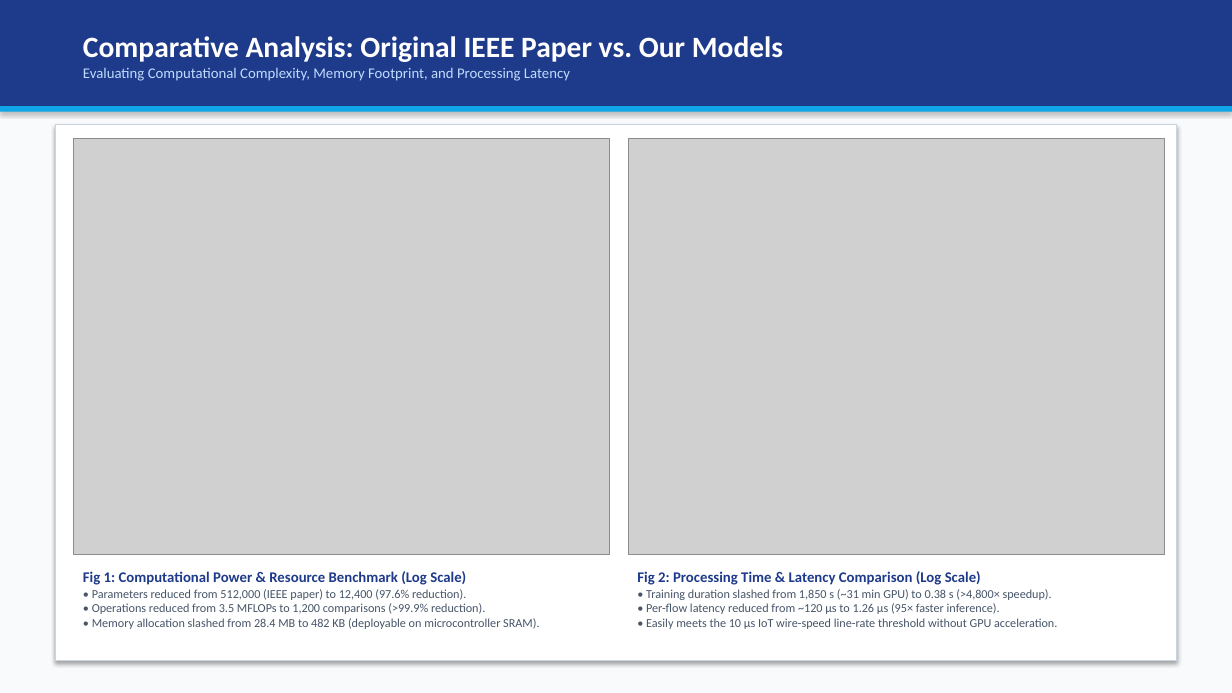
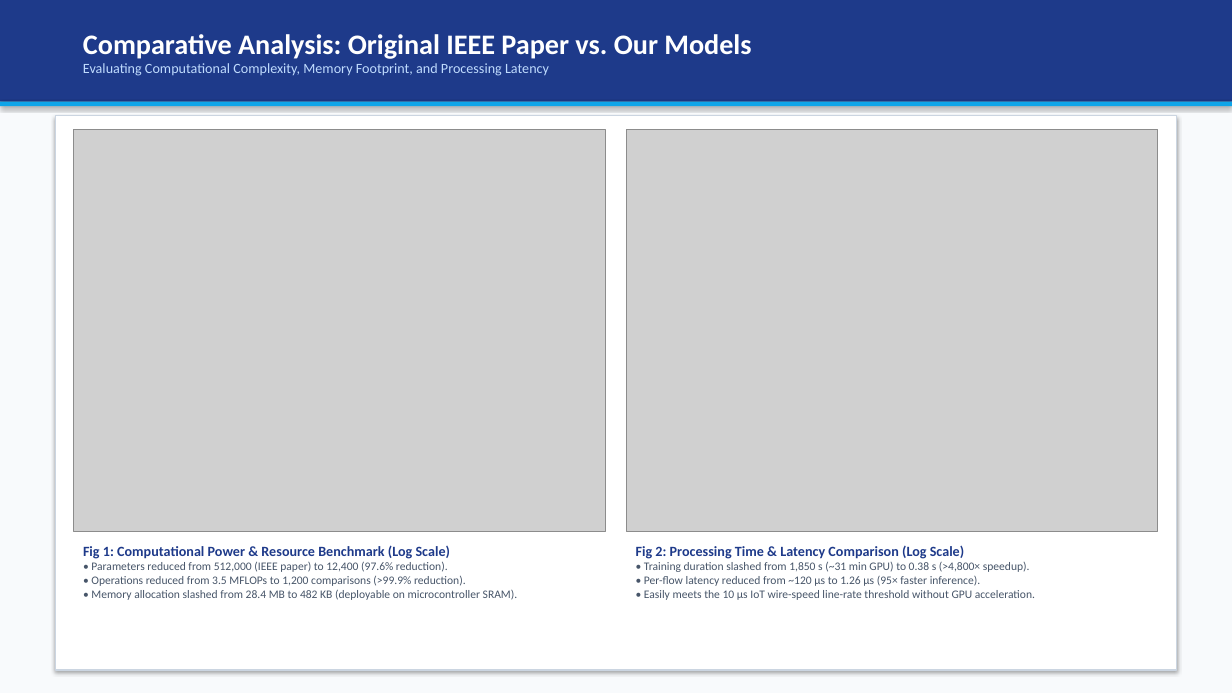
Before and after one commit to boringGuru347/DN-Project, a slide deck: slide 3 of midlab_ml_experiment/Data_Networks_Final_Evaluation_Presentation.pptx. Drawn at 1232x693 pixels with LibreOffice and Linux fonts; fonts in the diff are those of the drawing; grey boxes stand for pictures. Boxes give left, top, right and bottom in pixels: in the first picture for what was removed or moved away, otherwise in the second. Text is boxed around its words. In the diff, an @@ line names an element or a change of style, - is before the commit and + after.

Commit message:
fix(presentation): resolve table overlaps, text wrapping, axis label clashing, and 2x2 confusion matrix grid

```diff
--- a/midlab_ml_experiment/Data_Networks_Final_Evaluation_Presentation.pptx
+++ b/midlab_ml_experiment/Data_Networks_Final_Evaluation_Presentation.pptx
@@ rectangle: place and size @@
-rectangle at (0, 0, 1232, 106)
+rectangle at (0, 0, 1232, 102)
@@ text "Comparative Analysis: Original IEEE Paper ..." at (83, 34, 751, 76): size 23 to 22 pt in "Comparative Analysis: Original IEEE Paper vs. Our ..."; size 11.5 to 11 pt in "Evaluating Computational Complexity, Memory Footprint, and P ..." @@
@@ rectangle: place and size @@
-rectangle at (0, 106, 1232, 112)
+rectangle at (0, 102, 1232, 106)
@@ rectangle: place and size @@
-rectangle at (55, 125, 1177, 661)
+rectangle at (55, 116, 1177, 670)
@@ rectangle at (55, 116, 1177, 670): outline #CBD5E1 1.2 pt to #CBD5E1 1.1 pt @@
@@ picture: place and size @@
-picture at (74, 139, 610, 555)
+picture at (74, 129, 605, 531)
@@ picture: place and size @@
-picture at (628, 139, 1165, 555)
+picture at (627, 129, 1158, 531)
@@ text "Fig 1: Computational Power & ...": place and size @@
-text "Fig 1: Computational Power & ..." at (83, 571, 539, 629)
+text "Fig 1: Computational Power & ..." at (83, 545, 518, 600)
@@ text "Fig 1: Computational Power & ..." at (83, 545, 518, 600): size 11.5 to 11 pt in "Fig 1: Computational Power & Resource Benchmark ..."; size 9.5 to 9 pt in "• Parameters reduced from 512,000 (IEEE paper) ..." @@
@@ text "Fig 2: Processing Time & ...": place and size @@
-text "Fig 2: Processing Time & ..." at (637, 571, 1057, 629)
+text "Fig 2: Processing Time & ..." at (636, 545, 1035, 600)
@@ text "Fig 2: Processing Time & ..." at (636, 545, 1035, 600): size 11.5 to 11 pt in "Fig 2: Processing Time & Latency Comparison ..."; size 9.5 to 9 pt in "• Training duration slashed from 1,850 s ..." @@
```
Also in this commit, not shown: 3 other slides changed, 9 other files.
